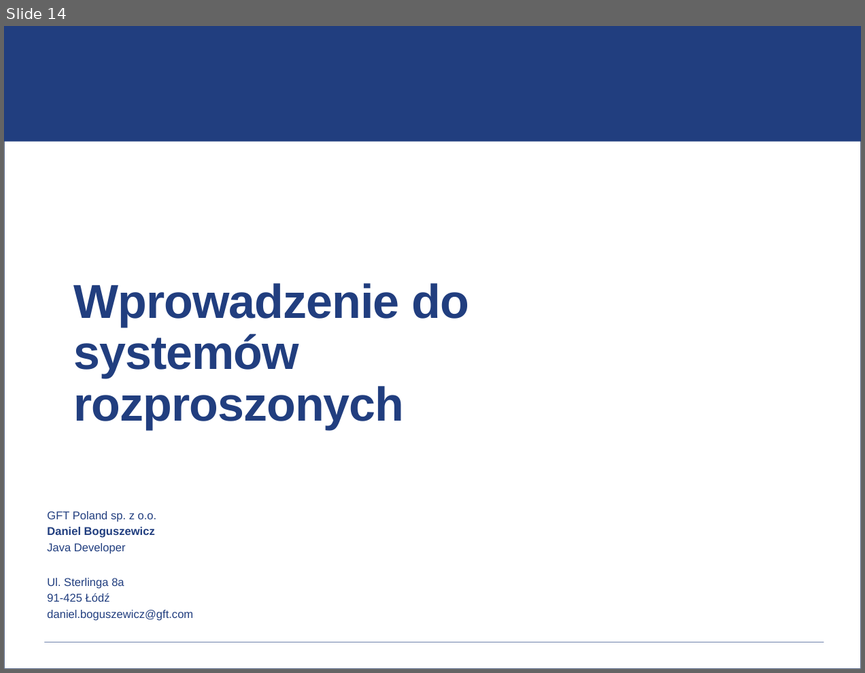
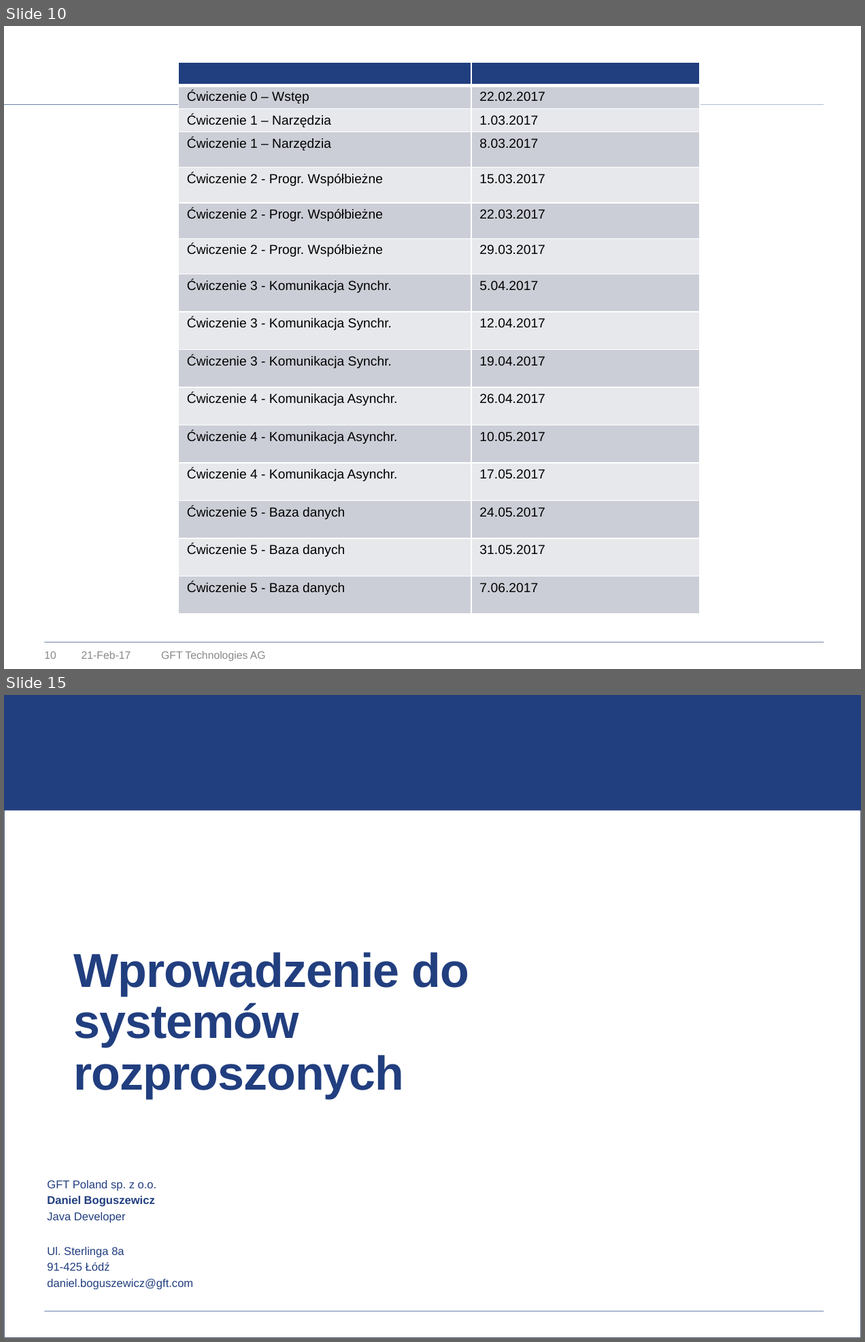
Before and after one commit to vego1mar/exercise0, a slide deck: WDSR - zarys programu.pptx. Shown one above the other, each under a label of ours: slide 14 before the commit, slides 10 and 15 after it; the slides between them are not shown. The pictures are 865x673 and 865x1342 pixels, drawn with LibreOffice and Linux fonts; fonts in the diff are those of the drawing; background and template pictures are left out. Boxes give left, top, right and bottom in pixels: in the first picture for what was removed or moved away, otherwise in the second. Text is boxed around its words. In the diff, an @@ line names an element or a change of style, - is before the commit and + after.

```diff
--- a/WDSR - zarys programu.pptx
+++ b/WDSR - zarys programu.pptx
@@ slide 10 added at <box>4,26,861,669</box>, background #FFFFFF; not listed: 2 template elements that a slide beside it also shows @@
@@ table added at <box>178,62,700,637</box>, 16 rows, 2 columns @@
+ | 
+Ćwiczenie 0 – Wstęp | 22.02.2017
+Ćwiczenie 1 – Narzędzia | 1.03.2017
+Ćwiczenie 1 – Narzędzia | 8.03.2017
+Ćwiczenie 2 - Progr. Współbieżne | 15.03.2017
+Ćwiczenie 2 - Progr. Współbieżne | 22.03.2017
+Ćwiczenie 2 - Progr. Współbieżne | 29.03.2017
+Ćwiczenie 3 - Komunikacja Synchr. | 5.04.2017
+Ćwiczenie 3 - Komunikacja Synchr. | 12.04.2017
+Ćwiczenie 3 - Komunikacja Synchr. | 19.04.2017
+Ćwiczenie 4 - Komunikacja Asynchr. | 26.04.2017
+Ćwiczenie 4 - Komunikacja Asynchr. | 10.05.2017
+Ćwiczenie 4 - Komunikacja Asynchr. | 17.05.2017
+Ćwiczenie 5 - Baza danych | 24.05.2017
+Ćwiczenie 5 - Baza danych | 31.05.2017
+Ćwiczenie 5 - Baza danych | 7.06.2017
@@ page number added at <box>44,651,56,658</box>, 9 pt, text #898989 @@
+10
@@ text added at <box>82,650,131,658</box>, 9 pt, text #898989 @@
+21-Feb-17
@@ text added at <box>161,650,266,660</box>, 9 pt, text #898989 @@
+GFT Technologies AG
@@ what was slide 14 is now slide 15 @@
```
Also in this commit, not shown: 13 slides changed, 1 other file.
